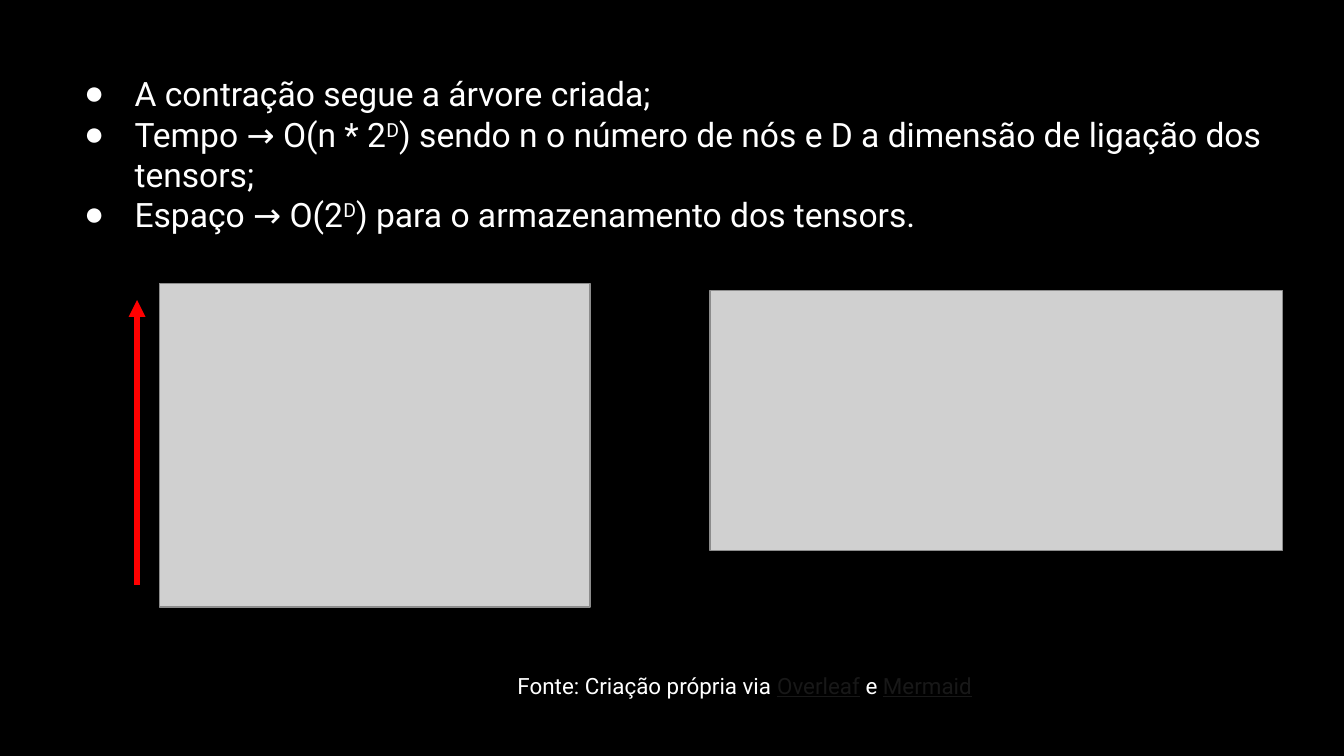
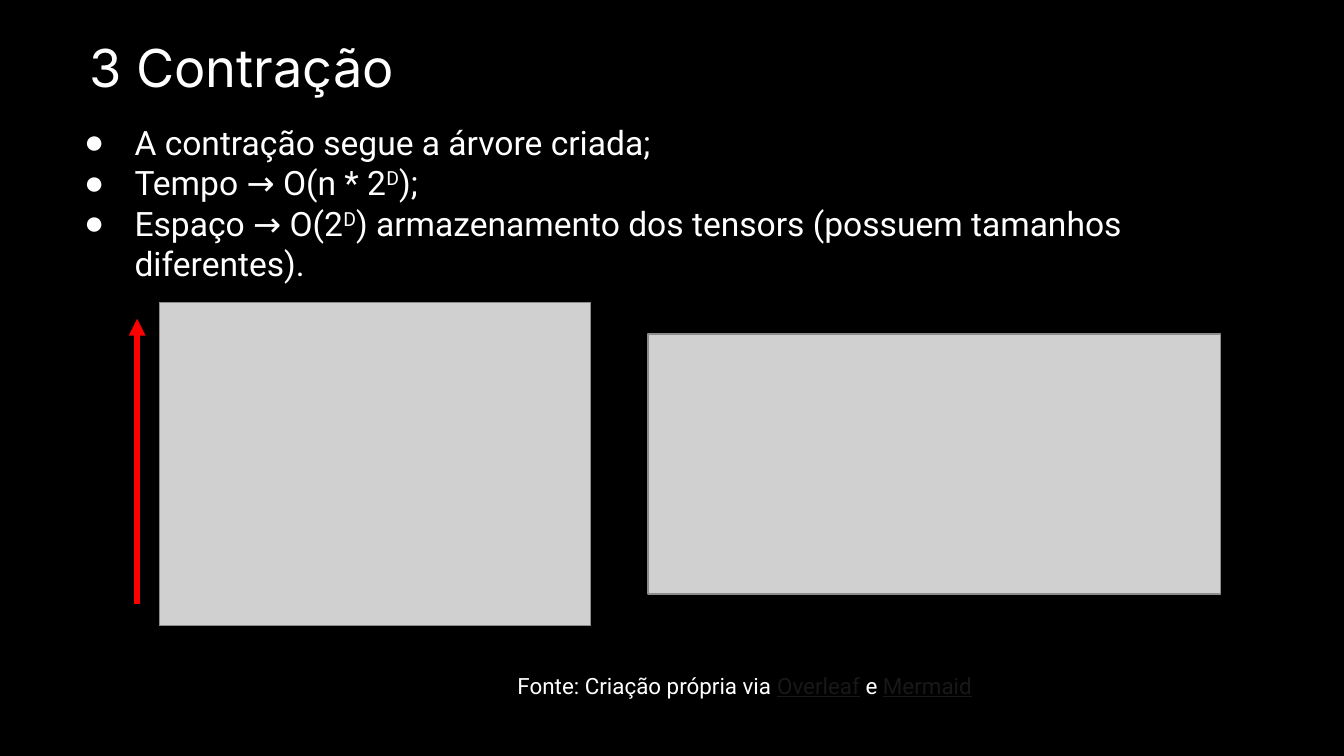
Before and after one commit to Dpbm/mestrado-aulas, a slide deck: slide 21 of algoritmos/projeto-seminario/Seminário.pptx (slide 35 before the commit). Drawn at 1344x756 pixels with LibreOffice and Linux fonts; fonts in the diff are those of the drawing; grey boxes stand for pictures. Boxes give left, top, right and bottom in pixels: in the first picture for what was removed or moved away, otherwise in the second. Text is boxed around its words. In the diff, an @@ line names an element or a change of style, - is before the commit and + after.

```diff
--- a/algoritmos/projeto-seminario/Seminário.pptx
+++ b/algoritmos/projeto-seminario/Seminário.pptx
@@ text added at bbox=[90, 48, 393, 98], 28 pt, text #FFFFFF @@
+3 Contração
@@ text "A contração segue a árvore ...": place and size @@
-text "A contração segue a árvore ..." at bbox=[135, 80, 1261, 235]
+text "A contração segue a árvore ..." at bbox=[135, 129, 1121, 284]
@@ text at bbox=[135, 168, 1121, 284]: text changed @@
-● Tempo → O(n * 2D) sendo n o número de nós e D a dimensão de ligação dos tensors;
-● Espaço → O(2D) para o armazenamento dos tensors.
+● Tempo → O(n * 2D);
+● Espaço → O(2D) armazenamento dos tensors (possuem tamanhos diferentes).
@@ arrow moved from (137, 585) - (137, 300) to (137, 603) - (137, 319) @@
@@ picture: place and size @@
-picture at bbox=[160, 284, 591, 607]
+picture at bbox=[160, 302, 591, 626]
@@ picture: place and size @@
-picture at bbox=[710, 290, 1282, 550]
+picture at bbox=[648, 335, 1220, 594]
```
Also in this commit, not shown: 17 other slides changed, 1 slide added, 15 slides removed, 6 other files.
